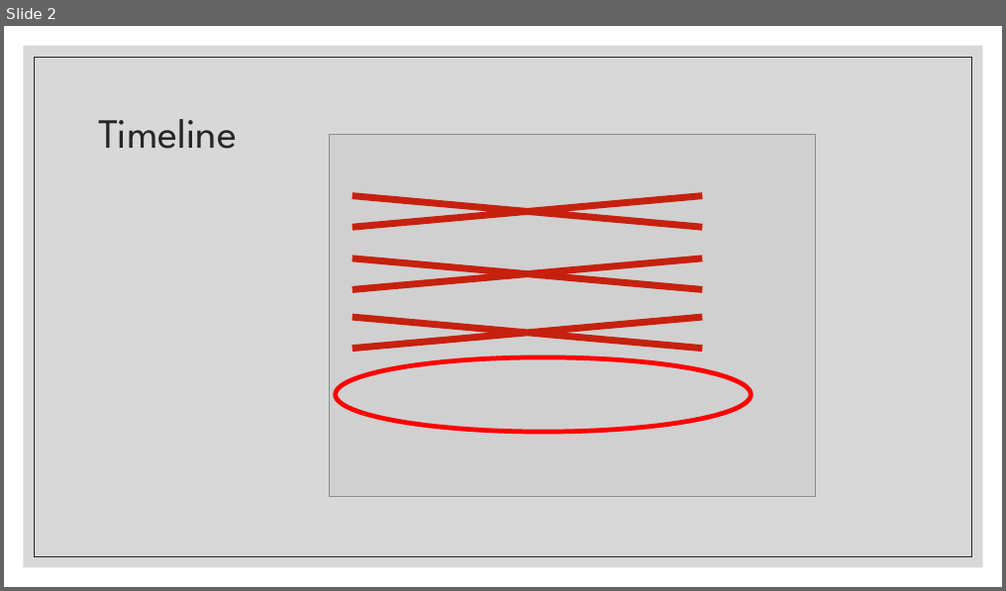
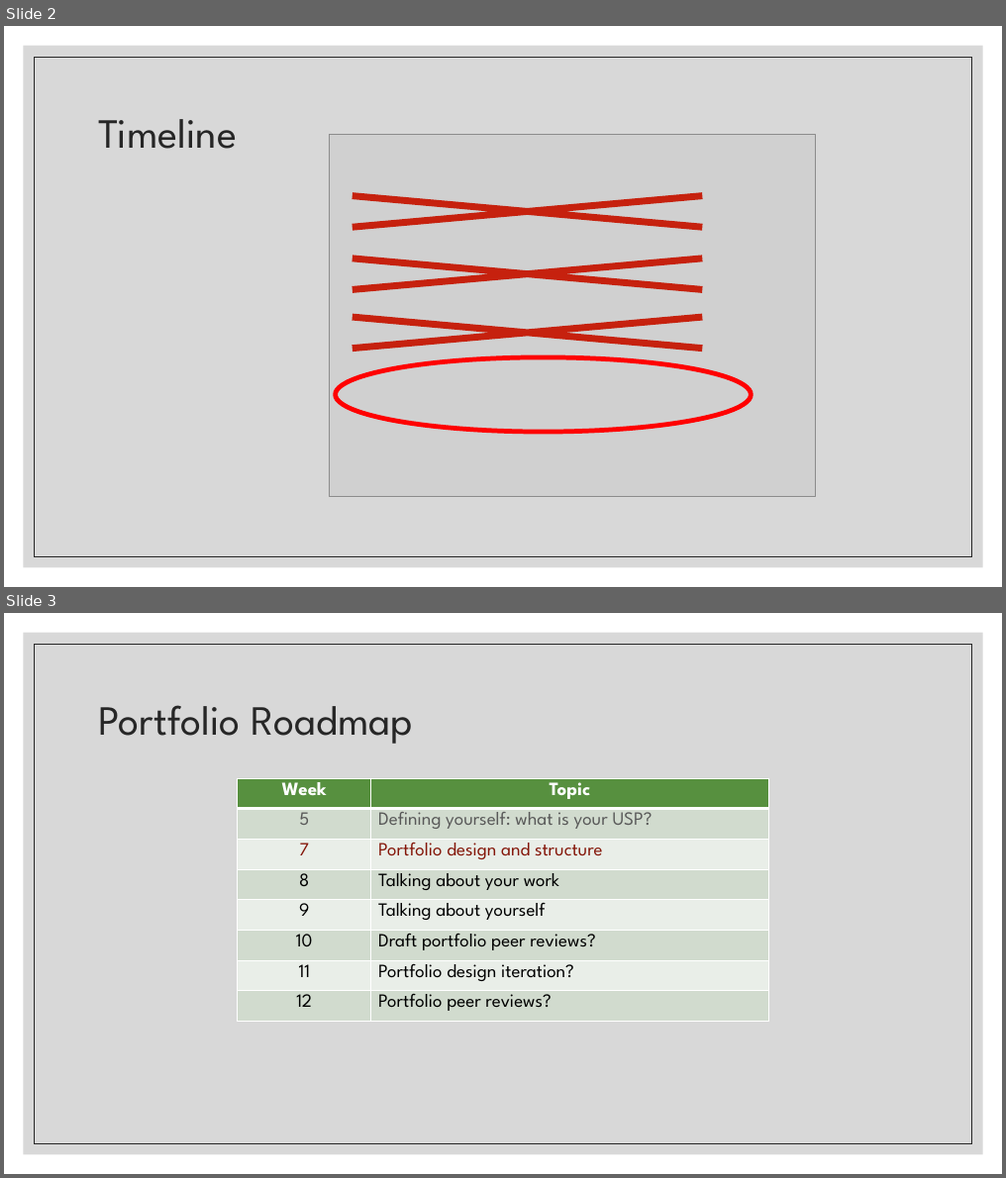
Before and after one commit to Falmouth-Games-Academy/COMP2x0-workshop-slides, a slide deck: COMP2x0-portfolio-workshop-07.pptx. Shown one above the other, each under a label of ours: slide 2 before the commit, slides 2 and 3 after it. The pictures are 1006x591 and 1006x1178 pixels, drawn with LibreOffice and Linux fonts; fonts in the diff are those of the drawing; grey boxes stand for pictures. Boxes give left, top, right and bottom in pixels: in the first picture for what was removed or moved away, otherwise in the second. Text is boxed around its words. In the diff, an @@ line names an element or a change of style, - is before the commit and + after.

Commit message:
Week 7 slides

```diff
--- a/COMP2x0-portfolio-workshop-07.pptx
+++ b/COMP2x0-portfolio-workshop-07.pptx
@@ slide 3 added at (4,613,1002,1174), background #FFFFFF; not listed: 2 template elements that a slide beside it also shows @@
@@ title added at (99,705,413,744), 40 pt, text #262626 @@
+Portfolio Roadmap
@@ table added at (238,778,768,1021), 8 rows, 2 columns @@
+Week | Topic
+5 | Defining yourself: what is your USP?
+7 | Portfolio design and structure
+8 | Talking about your work
+9 | Talking about yourself
+10 | Draft portfolio peer reviews?
+11 | Portfolio design iteration?
+12 | Portfolio peer reviews?
```
Also in this commit, not shown: 1 slide changed, 8 other slides added, 9 slides removed, 1 other file.
